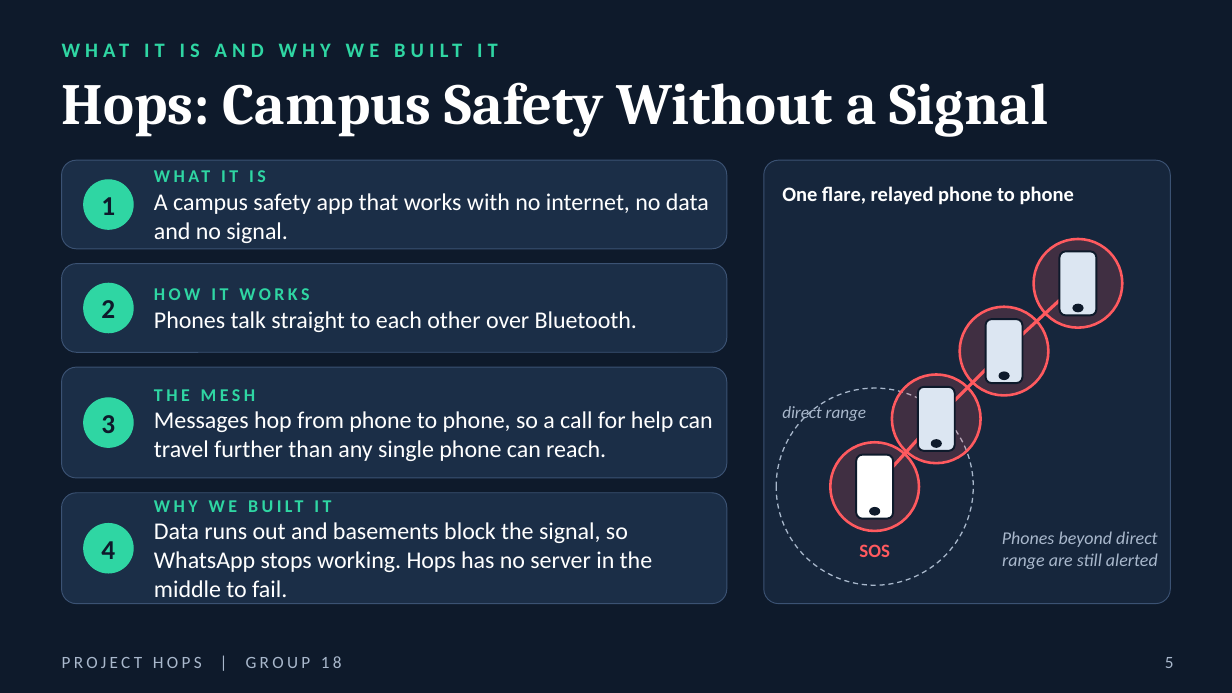
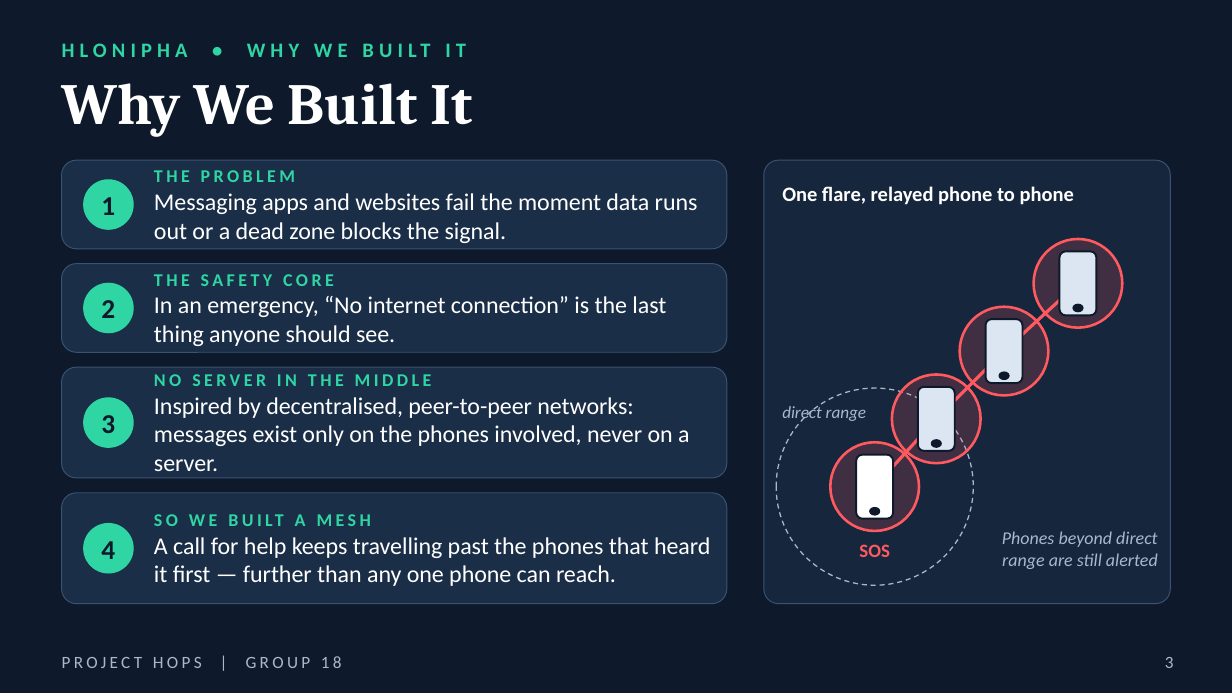
Before and after one commit to victorSam-Ehumadu/Hops_Project, a slide deck: slide 3 of docs/Project_Hops_-_Group_18_Engineering_Deck_v2.pptx (slide 5 before the commit). Drawn at 1232x693 pixels with LibreOffice and Linux fonts; fonts in the diff are those of the drawing; background and template pictures are left out. Boxes give left, top, right and bottom in pixels: in the first picture for what was removed or moved away, otherwise in the second. Text is boxed around its words. In the diff, an @@ line names an element or a change of style, - is before the commit and + after.

```diff
--- a/docs/Project_Hops_-_Group_18_Engineering_Deck_v2.pptx
+++ b/docs/Project_Hops_-_Group_18_Engineering_Deck_v2.pptx
@@ text at (62,43,188,57): text changed @@
-WHAT IT IS AND WHY WE BUILT IT
+HLONIPHA • WHY WE BUILT IT
@@ text at (62,83,472,137): text changed @@
-Hops: Campus Safety Without a Signal
+Why We Built It
@@ text at (154,170,698,243): text changed @@
-WHAT IT IS
-A campus safety app that works with no internet, no data and no signal.
+THE PROBLEM
+Messaging apps and websites fail the moment data runs out or a dead zone blocks the signal.
@@ text at (154,274,666,346): text changed @@
-HOW IT WORKS
-Phones talk straight to each other over Bluetooth.
+THE SAFETY CORE
+In an emergency, “No internet connection” is the last thing anyone should see.
@@ text at (154,374,690,471): text changed @@
-THE MESH
-Messages hop from phone to phone, so a call for help can travel further than any single phone can reach.
+NO SERVER IN THE MIDDLE
+Inspired by decentralised, peer-to-peer networks: messages exist only on the phones involved, never on a server.
@@ text at (154,514,710,586): text changed @@
-WHY WE BUILT IT
-Data runs out and basements block the signal, so WhatsApp stops working. Hops has no server in the middle to fail.
+SO WE BUILT A MESH
+A call for help keeps travelling past the phones that heard it first — further than any one phone can reach.
@@ page number at (1165,657,1174,668): text changed @@
-5
+3
```
Also in this commit, not shown: 4 slides removed, 1 other file.
